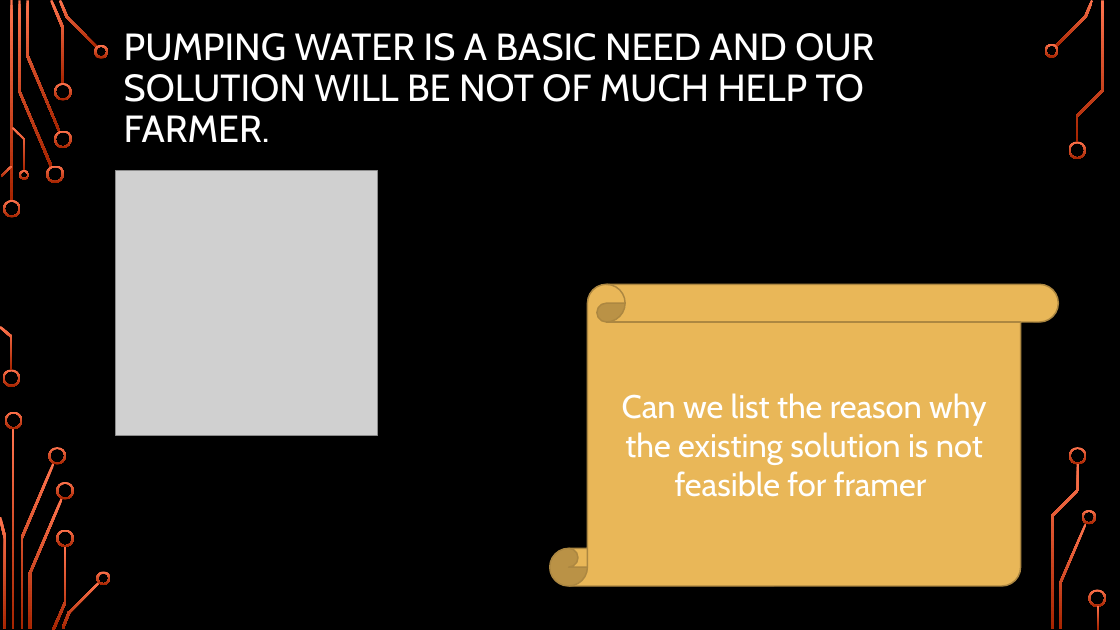
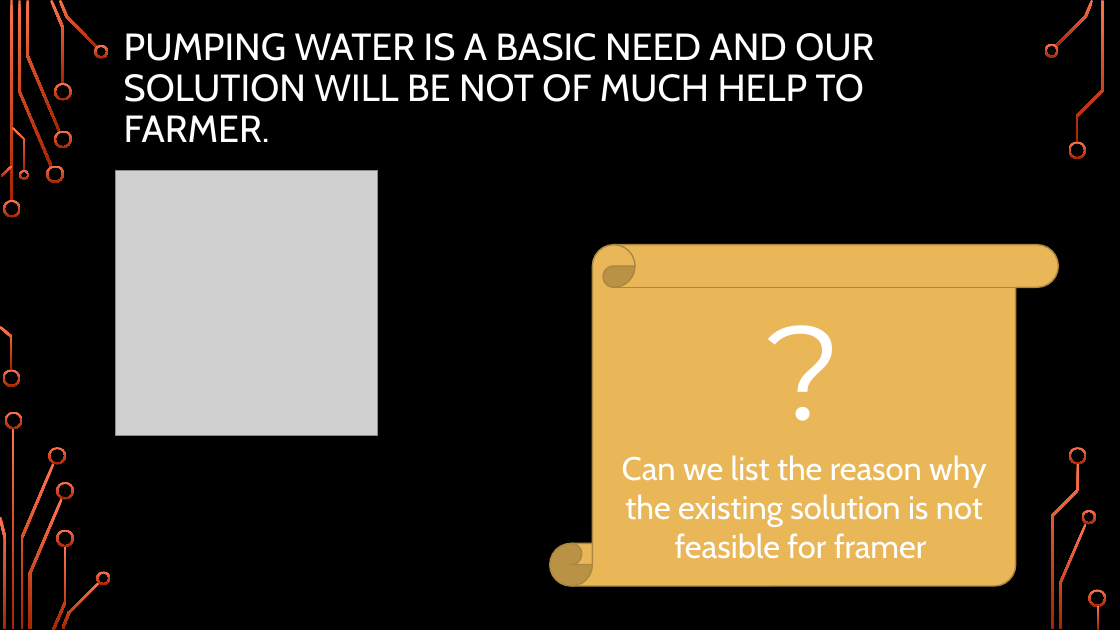
Before and after one commit to girishsukukumar/IoTWorkshop, a slide deck: slide 4 of Module-4.pptx. Drawn at 1120x630 pixels with LibreOffice and Linux fonts; fonts in the diff are those of the drawing; grey boxes stand for pictures; background and template pictures are left out. Boxes give left, top, right and bottom in pixels: in the first picture for what was removed or moved away, otherwise in the second. Text is boxed around its words. In the diff, an @@ line names an element or a change of style, - is before the commit and + after.

```diff
--- a/Module-4.pptx
+++ b/Module-4.pptx
@@ text in vertical scroll at [549,245,1059,586]: paragraph added @@
+?
@@ vertical scroll "?": place and size @@
-vertical scroll "?" at [549,284,1059,586]
+vertical scroll "?" at [549,245,1059,586]
```
Also in this commit, not shown: 3 other slides changed, 5 slides added.
